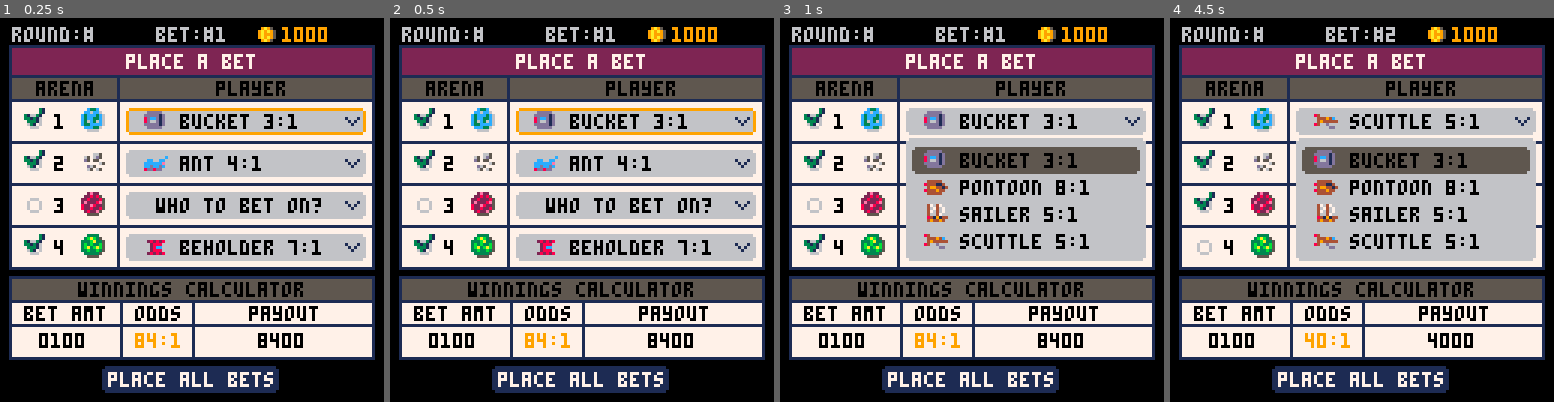
Above: before the commit, frames 1-4 (left to right).
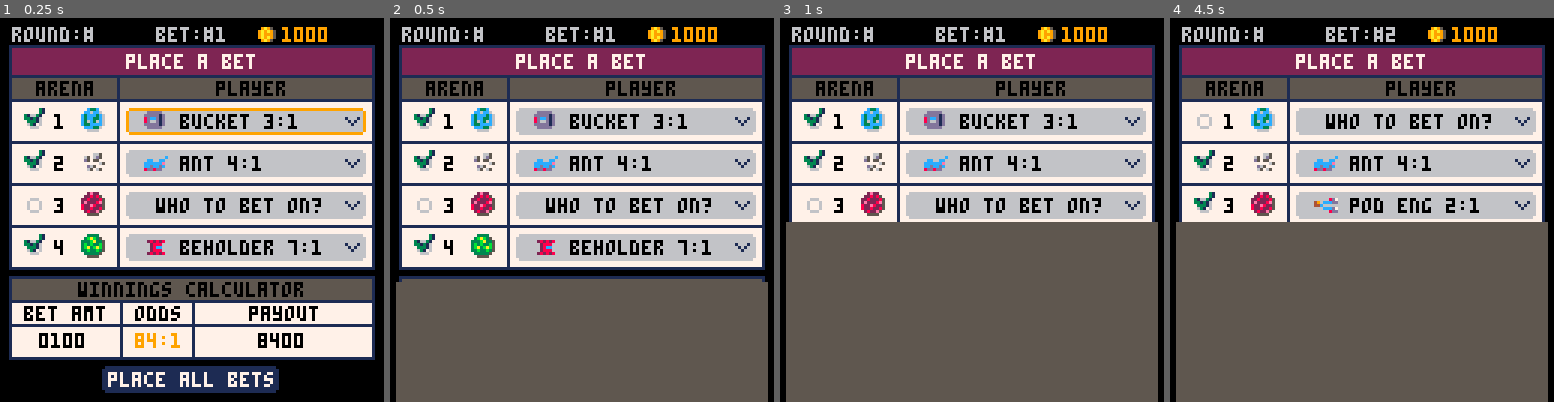
Above: after the commit, the same moments.

Repository: suspicious-smoke/club-bets-pico8
Game: PICO-8 cartridge club-bets.p8
Two runs of this game, one before a commit and one after it. Both use one fixed random seed, a clock stepped at 60 frames per second and the inputs below.
Inputs:
- Up to frame 1 (0.25 s): no input
- Up to frame 2 (0.5 s): tap X (X key) at 0.33 s
- Up to frame 3 (1 s): tap O (Z key) at 0.7 s
- Up to frame 4 (4.5 s): tap X (X key) at 1.07, 1.85, 2.97, 4.08 s; hold Right 1.6-2.1 s; tap O (Z key) every 0.4 s from 1.7 to 4.1 s; hold Up 2.15-2.42 s; hold Right 2.47-3.03 s; hold Left 3.08-3.58 s; hold Down 3.63-3.97 s; hold Right from 4.02 s (still down)

Frame 1 is identical in both runs. In frame 2, 28% of the frame differs, in the area x 1-99%, y 23-100%; in frame 3, 51%; in frame 4, 52%.

Commit message:
initial work on submenu

Diff:
--- a/club-bets.p8
+++ b/club-bets.p8
@@ -66,7 +66,7 @@
     {"admiral","adm",11,{1,4},10},
     {"dexter","dxt",12,{2,7,12},5},
     {"pontoon","ptn",14,{4,8},2},
-    {"sailer","slr",15,{5},7},
+    {"sailor","slr",15,{5},7},
     {"bucket","bkt",16,{6},11},
     {"pod eng","pde",17,{1,6,9},10},
     {"merchant","mch",10,{2,3},8},
@@ -154,9 +154,10 @@
 function init_betpage()
 	_bet_amt_tmr,bet_off=0,0
 	plyr_menu_sel=1
-
+	submenu_off,submenu_sel=0,1
 	bet_mode=1--main,plyr sel,amt sel
 	i_amt=1
+	qm_mode=1--bet_page
 	_upd=upd_betpage
 	_drw=drw_betpage
 end
@@ -194,6 +195,7 @@
 			end
 		elseif btnp(❎) then
 			sfx(3)
+			bet_mode=4
 			--open up window to see
 			--more info or switch menus
 		end
@@ -210,6 +212,7 @@
 			bet_mode=1
 		elseif btnp(❎) then
 			sfx(3)
+			clear_arena_bet()
 			bet_mode=1
 		end
 	elseif bet_mode==3 then--amount select
@@ -229,7 +232,23 @@
 			sfx(3)
 			bet_mode=1
 		end
-
+	elseif bet_mode==4 then--submenu
+		submenu_off=min(submenu_off+10,60)
+		if btnp(⬆️) then
+			sfx(0)
+			submenu_sel=(submenu_sel-2)%4+1
+		elseif btnp(⬇️) then
+			sfx(0)
+			submenu_sel=(submenu_sel%4)+1
+		elseif btnp(❎) then
+			sfx(3)
+			bet_mode=1
+		elseif btnp(🅾️) then
+			--do somethings
+		end
+	end
+	if bet_mode!=4 and submenu_off>0 then
+		submenu_off=max(submenu_off-10,0)
 	end
 	bet_off=0
 	if _bet_amt_tmr>0 then
@@ -256,7 +275,7 @@
 	for i_arena=1,4 do
 		line(3,13+i_arena*14+bet_off,124,13+i_arena*14+bet_off,1)
 		rrectfill(42,16+i_arena*14+bet_off,80,9,1,6)
-		if arena_sel==i_arena and bet_mode!=2 then
+		if arena_sel==i_arena and bet_mode==1 then
 			rrect(42,16+i_arena*14+bet_off,80,9,1,9)
 		end
 		print(i_arena,18,18+i_arena*14+bet_off,0)
@@ -276,8 +295,8 @@
 		spr(68,115,19+i_arena*14+bet_off)
 	end
 	draw_winning_calc()
-	--player select area
-	if bet_mode==2 then
+	draw_submenu()
+	if bet_mode==2 then--dropdown mode
 		draw_dropdown()
 	end
 end
@@ -294,6 +313,10 @@
 	end
 end
 
+function draw_submenu()
+	_y=128-submenu_off
+	rrectfill(2,_y,124,60,0,5)
+end
 
 
 function draw_winning_calc()
@@ -553,8 +576,7 @@
 
 
 -->8
---quick bet page
-
+--quick bet/submenu pages
 function init_quickbetpage()
 	bet_sel=1--1-10
 	plyr_menu_sel=1--select player for each arena 1-16
@@ -891,6 +913,12 @@
 	bets[bet_sel][2][arena_sel][plyr_menu_sel]=true
 end
 
+function clear_arena_bet()
+	for i_plyr=1,4 do
+		bets[bet_sel][2][arena_sel][i_plyr]=false
+	end
+end
+
 function print_bet_odds(_odds,dynamic_color)
 	local return_str=""
 	if dynamic_color then
